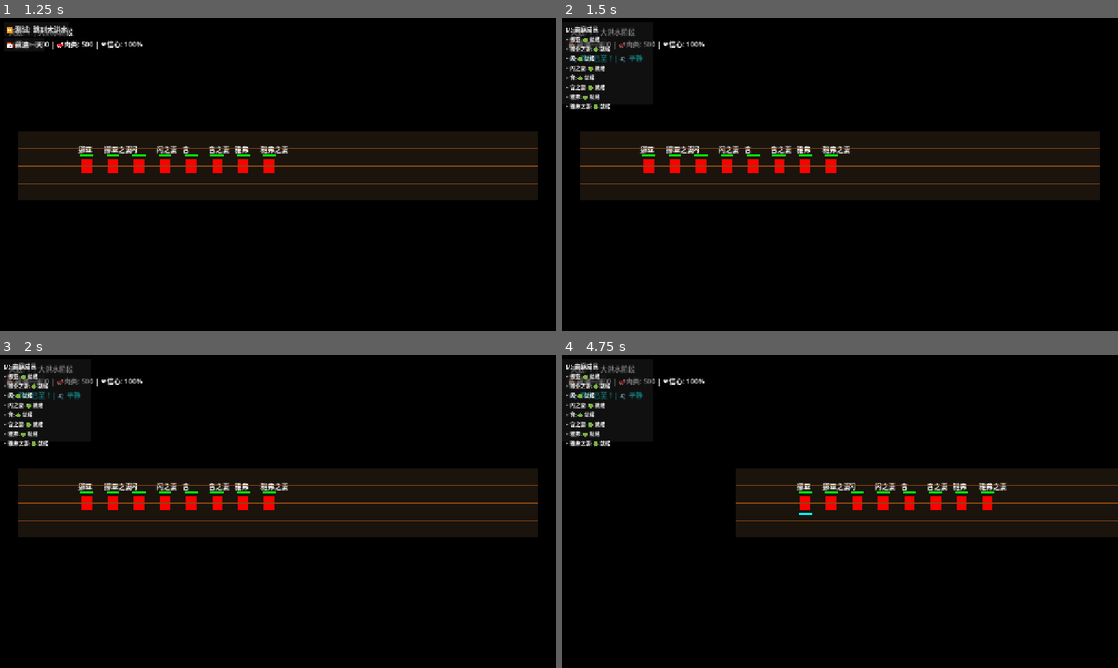
Above: before the commit, frames 1-4 (two rows, left to right).
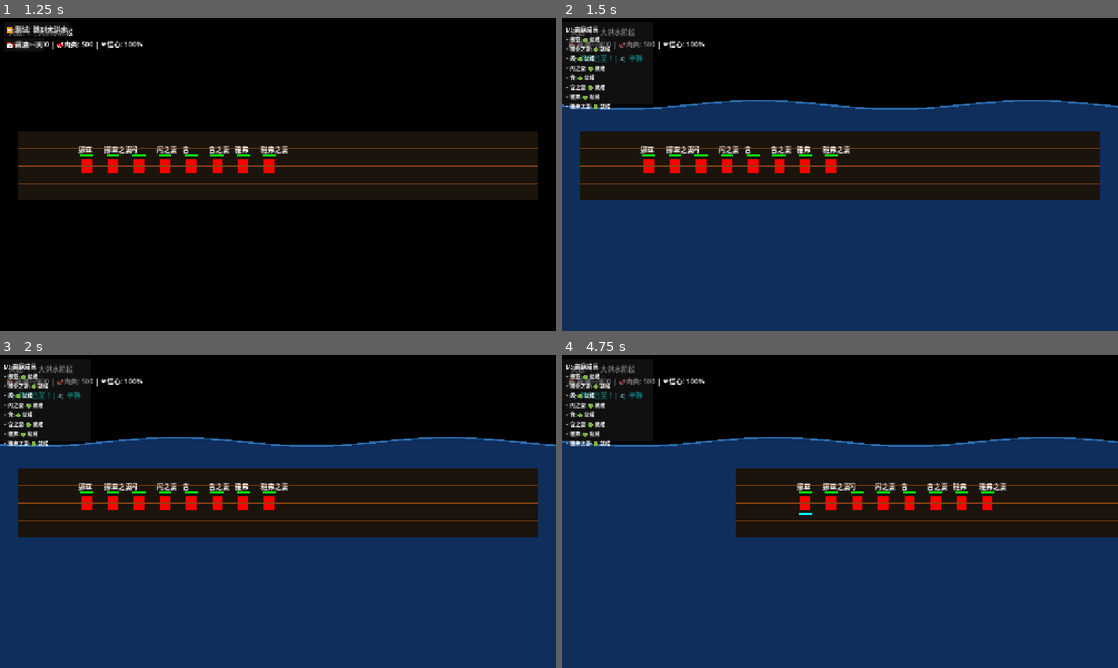
Above: after the commit, the same moments.

Repository: AirtisTech/project_covenant1
Game: Godot game, scene res://scenes/world/ark_scene.tscn
The game is run twice, just before and just after one commit, with the same random seed, the same clock (stepped at 60 frames per second) and the same inputs.
Inputs (mouse positions are in pixels of both pictures, inside the frame that each line leads up to):
- Up to frame 1 (1.25 s): click "🌊 洪水已至，登船！" at 0.5 s
- Up to frame 2 (1.5 s): click "⏩ 测试: 跳到大洪水" at 1.25 s
- Up to frame 3 (2 s): no input
- Up to frame 4 (4.75 s): click "📅 前进一天" at 2 s; click "📅 前进一天" at 2.75 s; click "📅 前进一天" at 3.5 s; drag from (650, 508) to (806, 508) at 4.27 s

Frame 1 is identical in both runs. In frame 2, 52% of the frame differs, in the area x 0-100%, y 26-100%; in frame 3, 52%; in frame 4, 57%.

Commit message:
Fix: flood coordinate system - water now properly covers ark

Diff:
--- a/scripts/globals/phase_manager.gd
+++ b/scripts/globals/phase_manager.gd
@@ -139,8 +139,8 @@
 
 func get_water_height() -> float:
 	# 返回当前水位高度（像素）
-	# 方舟甲板在 Y=300-380，所以水位需要超过 400 才能淹没
-	return flood_water_level * 600.0
+	# 方舟甲板在 Y=300-380，水位要超过 1100 才能淹没
+	return flood_water_level * 1200.0
 
 func get_wave_offset(x: float) -> float:
 	# 获取指定x位置的波浪偏移
